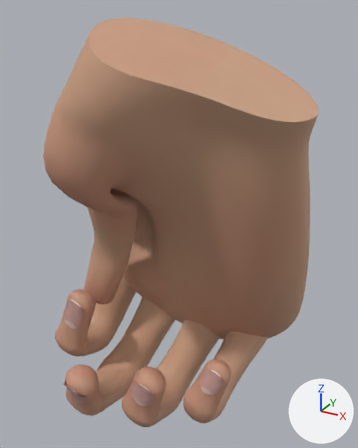
Two versions of the glTF model content/world/assets/models/acu-practitioner-hand.glb, one commit apart.
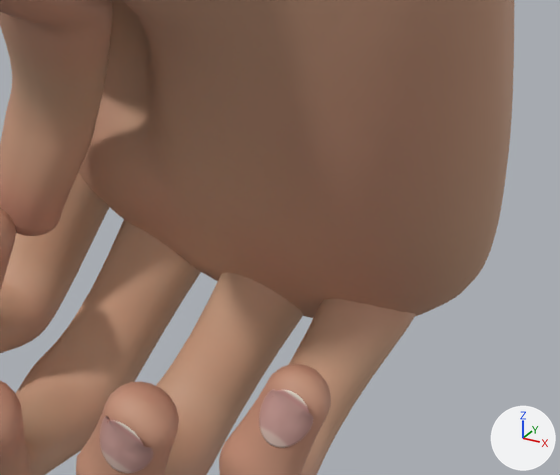
Old and new are each drawn whole from a 50 mm camera at (0.106, -0.1241, 0.0997) aimed at (0.0334, 0.008, 0.0337) and again close up on the part from 25% to 92% of the width and 45% to 91% of the height. Every picture has the same lights, and +X, +Y and +Z are marked at lower right. The first two pictures are the older version. Vertices at exactly the same position are counted once.

The first close-up shows 'index_skin', 'little_nail', 'little_skin', 'middle_skin', 'palm_surface.001', 'ring_nail', 'ring_skin', 'thumb_skin.001'.
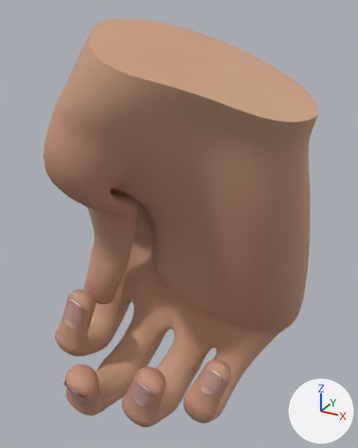
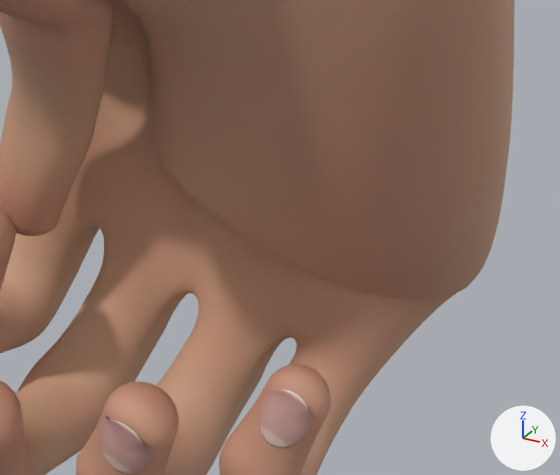
What changed in the scene script:
```text
Change me_index_skin:
    used by ob_index_skin; location = (0.0, 0.0, 0.0)
    remove me_index_skin.from_pydata(...)  # 1532 vertices, 3060 faces; spans x -0.017..0.0103, y -0.0104..0.03, z -0.0332..0.0106
    add me_index_skin.from_pydata(...)  # 1395 vertices, 2754 faces; spans x -0.017..0.0055, y -0.0104..0.0253, z -0.0332..0.0051
    me_index_skin part 1
    137 vertices are removed from x -0.01..0.0103, y 0.0163..0.03, z -0.0112..0.0106
    306 faces are deleted
Change me_little_skin:
    used by ob_little_skin; location = (0.0, 0.0, 0.0)
    remove me_little_skin.from_pydata(...)  # 842 vertices, 1680 faces; spans x 0.0447..0.0648, y -0.0224..0.0203, z -0.028..0.0052
    add me_little_skin.from_pydata(...)  # 761 vertices, 1500 faces; spans x 0.0447..0.0642, y -0.0224..0.0097, z -0.028..0.0052
    me_little_skin part 2
    81 vertices are removed from x 0.0492..0.0648, y 0.0057..0.0203, z -0.0158..0.001
    180 faces are deleted
Change me_middle_skin:
    used by ob_middle_skin; location = (0.0, 0.0, 0.0)
    remove me_middle_skin.from_pydata(...)  # 842 vertices, 1680 faces; spans x 0.0001..0.0284, y -0.0322..0.0305, z -0.0415..0.0018
    add me_middle_skin.from_pydata(...)  # 761 vertices, 1500 faces; spans x 0.0001..0.0225, y -0.0322..0.0201, z -0.0415..-0.0074
    me_middle_skin part 3
    81 vertices are removed from x 0.0077..0.0284, y 0.013..0.0305, z -0.0206..0.0018
    180 faces are deleted
Change me_palm_surface:
    used by ob_palm_surface_001; location = (0.0, 0.0, 0.0)
    remove me_palm_surface.from_pydata(...)  # 2491 vertices, 4946 faces; spans x -0.0098..0.0811, y -0.0335..0.0422, z -0.0174..0.0971
    add me_palm_surface.from_pydata(...)  # 2748 vertices, 5374 faces; spans x -0.012..0.0811, y -0.0335..0.0341, z -0.0264..0.0971
    me_palm_surface part 4: 300 vertices moved from x -0.0098..0.0716, y 0.0085..0.0422, z -0.0118..0.0261 to x -0.0112..0.0713, y 0.0078..0.0341, z -0.0227..0.026; 804 vertices removed from x -0.0093..0.0704, y 0.0085..0.0401, z -0.0174..0.0235; 1061 vertices added at x -0.012..0.0712, y 0.0031..0.0336, z -0.0264..0.0253
    me_palm_surface part 5: 378 kept faces spanning x -0.0112..0.0713, y 0.0083..0.0341, z -0.0227..0.026 get new texture (UV) coordinates
    me_palm_surface part 6: 295 kept faces spanning x -0.0112..0.045, y 0.008..0.0341, z -0.0227..0.0231 get new vertex colours; the middle colour goes from white #fef7f9 to white #fffafb
Change me_ring_skin:
    used by ob_ring_skin; location = (0.0, 0.0, 0.0)
    remove me_ring_skin.from_pydata(...)  # 842 vertices, 1680 faces; spans x 0.0233..0.0483, y -0.0275..0.0264, z -0.0376..-0.0002
    add me_ring_skin.from_pydata(...)  # 761 vertices, 1500 faces; spans x 0.0233..0.0455, y -0.0275..0.0151, z -0.0376..-0.0015
    me_ring_skin part 7
    81 vertices are removed from x 0.0294..0.0483, y 0.0094..0.0264, z -0.0207..-0.0002
    180 faces are deleted
```

Where the change shows, as pixel boxes [x1, y1, x2, y2] in the close-ups (560 x 475 px; the box of a moved part takes in the faces that stretch with it):
'palm_surface.001', reshaped
    before: [79, 0, 514, 318]
    after: [42, 0, 514, 404]
part 1 of me_index_skin, deleted
    before: [42, 172, 109, 248]
part 2 of me_little_skin, deleted
    before: [291, 298, 416, 404]
part 3 of me_middle_skin, deleted
    before: [93, 220, 201, 332]
part 4 of me_palm_surface, moved or reshaped
    before: [83, 41, 466, 318]
    after: [42, 41, 463, 404]
part 5 of me_palm_surface, surface changed
    before: [80, 104, 457, 309]
    after: [123, 230, 455, 323]
part 6 of me_palm_surface, recoloured
    before: [80, 116, 328, 309]
    after: [123, 230, 270, 323]
part 7 of me_ring_skin, deleted
    before: [190, 272, 303, 381]
